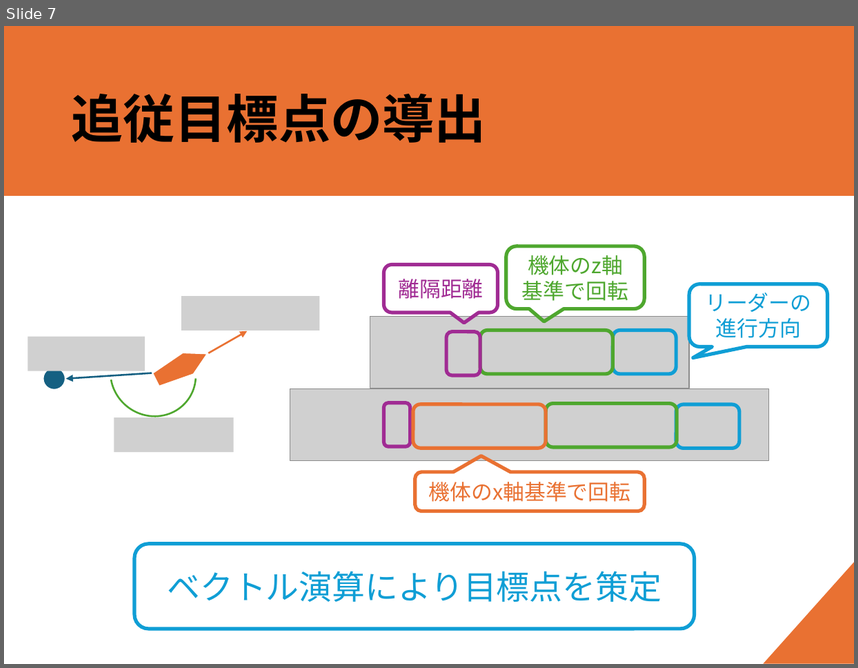
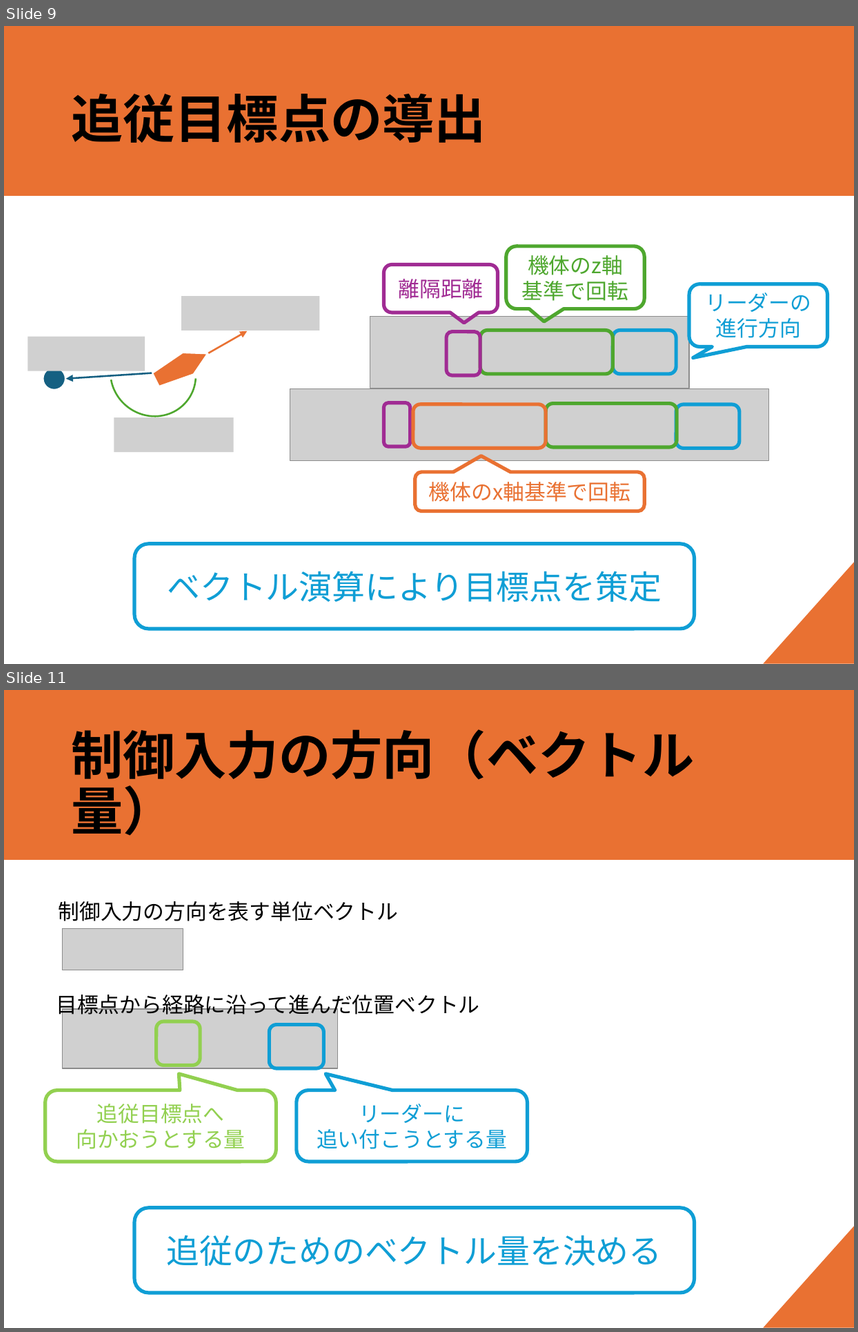
Before and after one commit to forest-book/MatlabLOSFormation, a slide deck: 進捗共有_20250612.pptx. Shown one above the other, each under a label of ours: slide 7 before the commit, slides 9 and 11 after it; the slides between them are not shown. The pictures are 858x668 and 858x1332 pixels, drawn with LibreOffice and Linux fonts; fonts in the diff are those of the drawing; grey boxes stand for pictures. Boxes give left, top, right and bottom in pixels: in the first picture for what was removed or moved away, otherwise in the second. Text is boxed around its words. In the diff, an @@ line names an element or a change of style, - is before the commit and + after.

```diff
--- a/進捗共有_20250612.pptx
+++ b/進捗共有_20250612.pptx
@@ slide 11 added at <box>4,690,854,1328</box>, background #FFFFFF; not listed: 2 template elements that a slide beside it also shows @@
@@ title added at <box>71,729,694,836</box>, 44 pt, text #000000, bold @@
+制御入力の方向（ベクトル量）
@@ text added at <box>59,901,399,921</box>, 18 pt, text #000000 @@
+制御入力の方向を表す単位ベクトル
@@ picture added at <box>63,928,183,969</box> @@
@@ text added at <box>56,994,479,1018</box>, 18 pt, text #000000 @@
+目標点から経路に沿って進んだ位置ベクトル
@@ picture added at <box>63,1009,338,1068</box> @@
@@ rounded rectangle added at <box>156,1021,199,1065</box>, outline #92D050 3 pt @@
@@ rounded rectangle added at <box>269,1024,323,1067</box>, outline #0F9ED5 3 pt @@
@@ rounded speech box added at <box>45,1090,277,1162</box>, outline #92D050 3 pt, 18 pt, text #92D050 @@
+追従目標点へ
+向かおうとする量
@@ rounded speech box added at <box>297,1090,528,1162</box>, outline #0F9ED5 3 pt, 18 pt, text #0F9ED5 @@
+リーダーに
+追い付こうとする量
@@ rounded rectangle added at <box>135,1208,695,1292</box>, outline #0F9ED5 3 pt, 28 pt, text #0F9ED5 @@
+追従のためのベクトル量を決める
@@ what was slide 7 is now slide 9 @@
```
Also in this commit, not shown: 1 slide changed, 11 other slides added, 2 slides removed.
